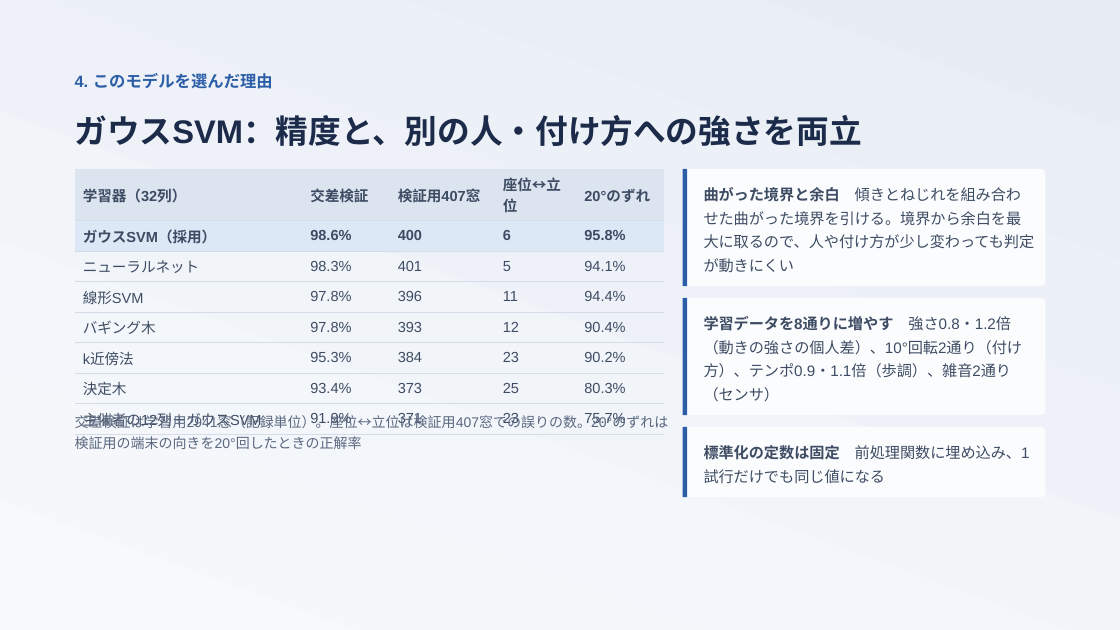
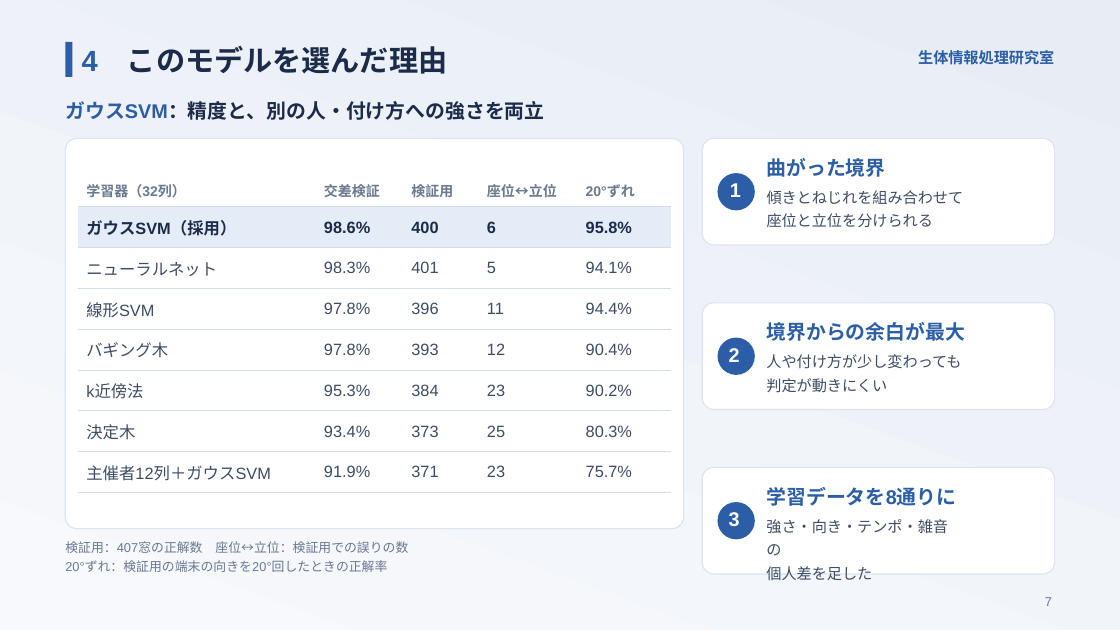
Before and after one commit to takuto-nohara/DataScienceContest, a slide deck: slide 7 of presentation/final_seitailab.pptx. Drawn at 1120x630 pixels with LibreOffice and Linux fonts; fonts in the diff are those of the drawing. Boxes give left, top, right and bottom in pixels: in the first picture for what was removed or moved away, otherwise in the second. Text is boxed around its words. In the diff, an @@ line names an element or a change of style, - is before the commit and + after.

```diff
--- a/presentation/final_seitailab.pptx
+++ b/presentation/final_seitailab.pptx
@@ rectangle added at (66,42,72,77), fill #2B5EA7 @@
@@ text at (82,46,447,74): text changed; size 14 to 25 pt; text colour #2B5EA7 to #1C2B4A @@
-4. このモデルを選んだ理由
+4 このモデルを選んだ理由
@@ text added at (918,50,1054,65), 13 pt, text #2B5EA7, bold @@
+生体情報処理研究室
@@ text "ガウスSVM：精度と、別の人・付け方への強さを両立": place and size @@
-text "ガウスSVM：精度と、別の人・付け方への強さを両立" at (75,115,862,146)
+text "ガウスSVM：精度と、別の人・付け方への強さを両立" at (65,101,544,120)
@@ text "ガウスSVM：精度と、別の人・付け方への強さを両立" at (65,101,544,120): size 28 to 17 pt; text colour #1C2B4A to #2B5EA7 in "ガウスSVM：精度と、別の人・付け方への強さを両立"; line spacing 35pt to 24.6pt @@
@@ rounded rectangle added at (66,139,684,529), fill #FFFFFF, outline #DCE4EF 1 pt @@
@@ rounded rectangle: place and size @@
-rounded rectangle at (682,169,1045,287)
+rounded rectangle at (702,139,1054,245)
@@ table at (78,174,671,493) @@
-row 1, column 3: 検証用407窓
+row 1, column 3: 検証用
-row 1, column 5: 20°のずれ
+row 1, column 5: 20°ずれ
-row 8, column 1: 主催者の12列＋ガウスSVM
+row 8, column 1: 主催者12列＋ガウスSVM
@@ fill #DCE4F0 to none in row 1 @@
@@ fill #DDE8F7 to #E4ECF7 in row 2 @@
@@ size 12.5 to 12 pt, text colour #3E4C63 to #6A7890 in "学習器（32列）", "交差検証", "座位↔立位" @@
@@ size 12.5 to 14 pt in "ガウスSVM（採用）", "98.6%", "400", "6" and 30 more places @@
@@ text colour #3E4C63 to #1C2B4A in "ガウスSVM（採用）", "98.6%", "400", "6" and 1 more places @@
@@ borders changed @@
@@ table: place and size @@
-table at (75,169,664,432)
+table at (78,174,671,493)
@@ rectangle removed at (682,169,687,287) @@
@@ rounded rectangle added at (718,173,755,210), fill #2B5EA7 @@
@@ text added at (767,158,886,177), 17 pt, text #2B5EA7, bold @@
+曲がった境界
@@ text removed at (704,187,1035,272) @@
-曲がった境界と余白 傾きとねじれを組み合わせた曲がった境界を引ける。境界から余白を最大に取るので、人や付け方が少し変わっても判定が動きにくい
@@ text added at (730,183,741,197), 17 pt, text #FFFFFF, bold @@
+1
@@ text added at (767,190,964,227), 13 pt, text #3E4C63 @@
+傾きとねじれを組み合わせて
+座位と立位を分けられる
@@ rectangle removed at (682,298,687,416) @@
@@ rounded rectangle: place and size @@
-rounded rectangle at (682,298,1045,416)
+rounded rectangle at (702,303,1054,410)
@@ text removed at (704,316,1023,402) @@
-学習データを8通りに増やす 強さ0.8・1.2倍（動きの強さの個人差）、10°回転2通り（付け方）、テンポ0.9・1.1倍（歩調）、雑音2通り（センサ）
@@ text added at (766,322,965,341), 17 pt, text #2B5EA7, bold @@
+境界からの余白が最大
@@ rounded rectangle added at (718,338,755,375), fill #2B5EA7 @@
@@ text added at (729,348,740,362), 17 pt, text #FFFFFF, bold @@
+2
@@ text added at (766,354,961,393), 13 pt, text #3E4C63 @@
+人や付け方が少し変わっても
+判定が動きにくい
@@ rectangle removed at (682,427,687,497) @@
@@ text removed at (704,445,1030,460) @@
-標準化の定数は固定 前処理関数に埋め込み、1試行だけでも同じ値になる
@@ fill #FBFCFE to #FFFFFF; outline none to #DCE4EF 1 pt; proportions changed in 3 elements at (702,303,1054,410), (702,139,1054,245), (702,467,1054,574) @@
@@ rounded rectangle: place and size @@
-rounded rectangle at (682,427,1045,497)
+rounded rectangle at (702,467,1054,574)
@@ rounded rectangle added at (718,502,755,539), fill #2B5EA7 @@
@@ text added at (766,487,956,506), 17 pt, text #2B5EA7, bold @@
+学習データを8通りに
@@ text added at (729,512,740,526), 17 pt, text #FFFFFF, bold @@
+3
@@ text added at (766,519,948,580), 13 pt, text #3E4C63 @@
+強さ・向き・テンポ・雑音の
+個人差を足した
@@ text at (65,541,408,572): text changed; size 12 to 11 pt; text colour #5A6880 to #6A7890 @@
-交差検証は学習用2941窓（記録単位）。座位↔立位は検証用407窓での誤りの数。20°のずれは検証用の端末の向きを20°回したときの正解率
+検証用：407窓の正解数 座位↔立位：検証用での誤りの数
+20°ずれ：検証用の端末の向きを20°回したときの正解率
@@ text added at (1045,597,1052,606), 11 pt, text #6A7890 @@
+7
```
Also in this commit, not shown: 7 other slides changed, 16 other files.
